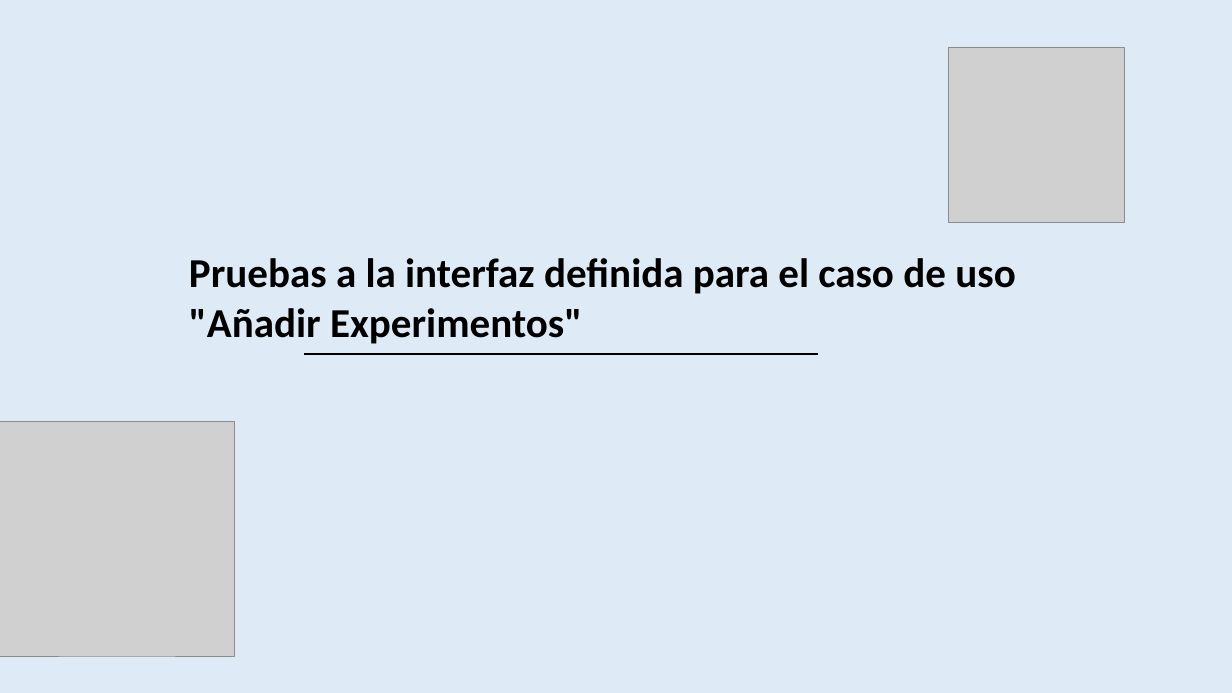
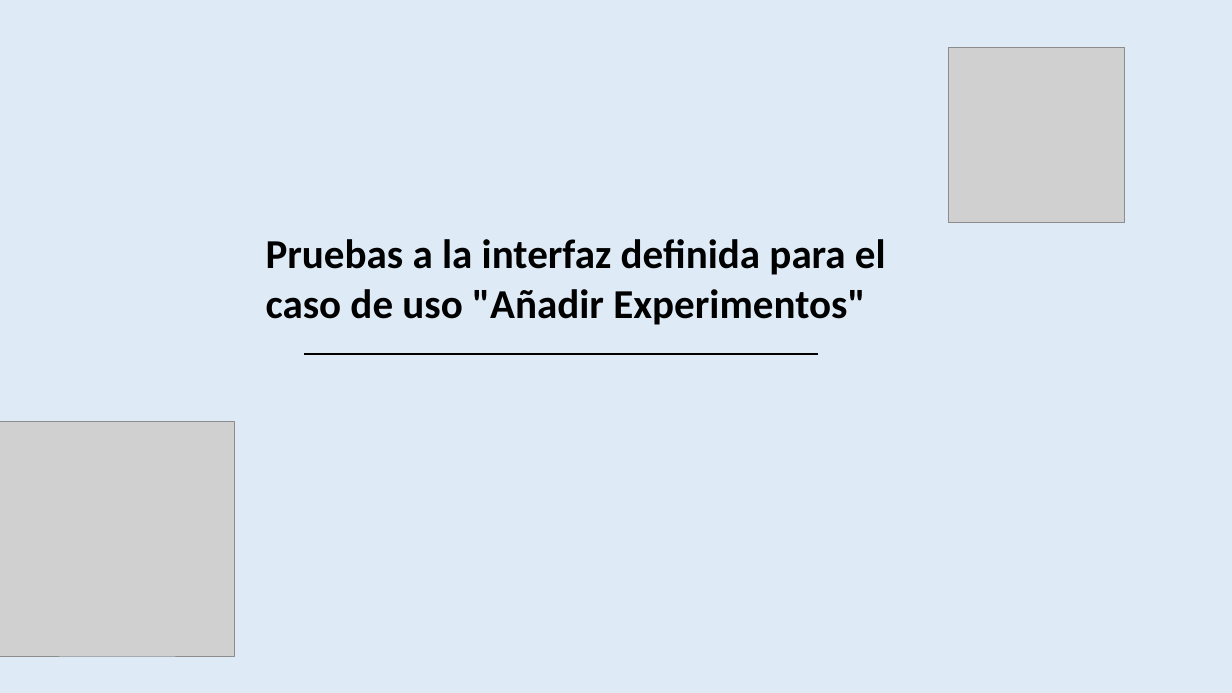
Before and after one commit to amypadron/prower_tesis, a slide deck: slide 41 of Digestión anaerobía.Original.pptx. Drawn at 1232x693 pixels with LibreOffice and Linux fonts; fonts in the diff are those of the drawing; grey boxes stand for pictures. Boxes give left, top, right and bottom in pixels: in the first picture for what was removed or moved away, otherwise in the second. Text is boxed around its words. In the diff, an @@ line names an element or a change of style, - is before the commit and + after.

```diff
--- a/Digestión anaerobía.Original.pptx
+++ b/Digestión anaerobía.Original.pptx
@@ text "Pruebas a la interfaz definida ..." rewrapped from (189,258,1015,344) to (266,239,886,325) @@
```
Also in this commit, not shown: 4 slides added, 1 slide removed.
